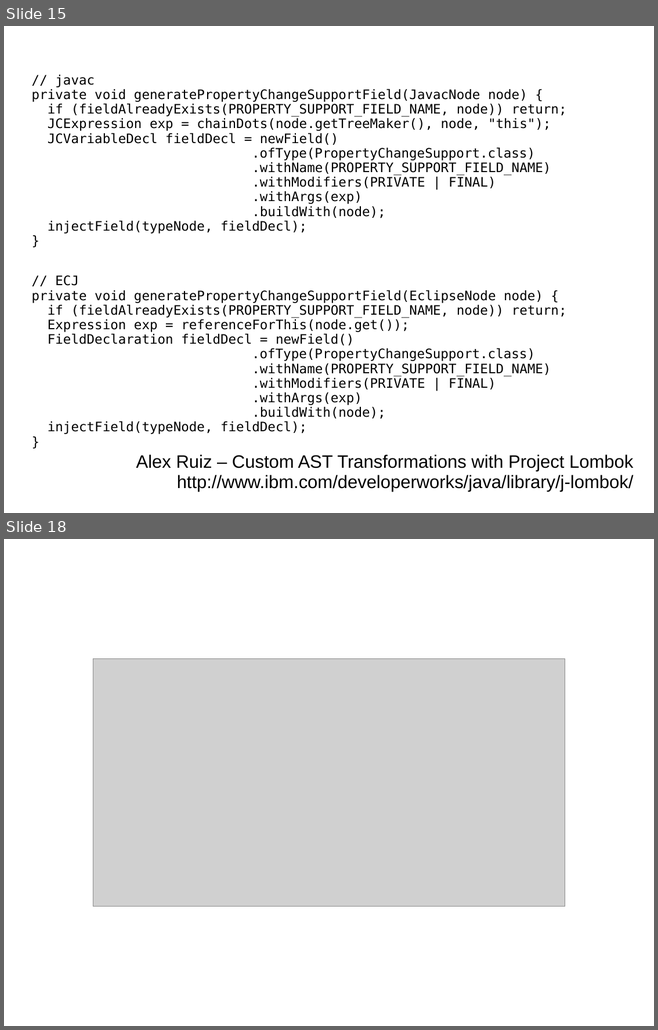
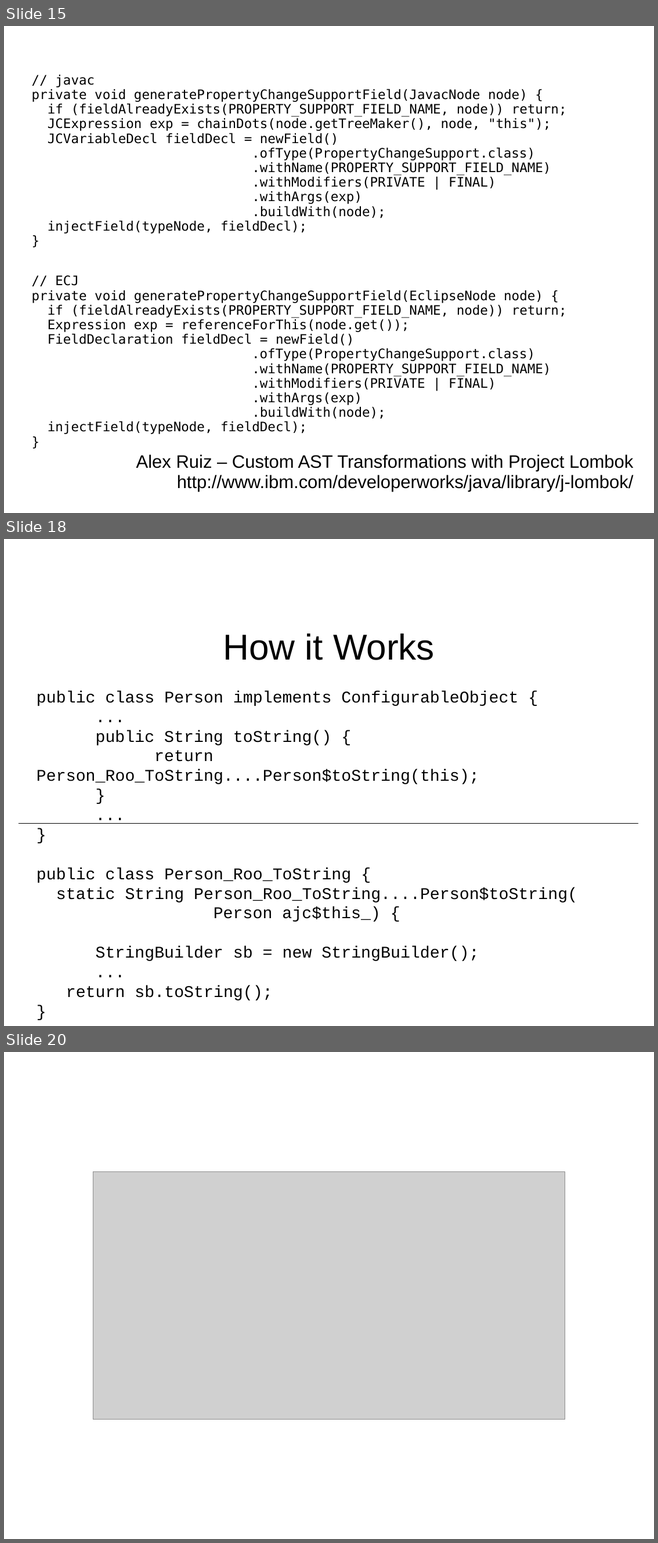
Before and after one commit to HamletDRC/presentations, a slide deck: asttransformations/CodeGeneration_SDC.odp. Shown one above the other, each under a label of ours: slides 15 and 18 before the commit, slides 15, 18 and 20 after it; the slides between them are not shown. The pictures are 658x1030 and 658x1543 pixels, drawn with LibreOffice and Linux fonts; fonts in the diff are those of the drawing; grey boxes stand for pictures. Boxes give left, top, right and bottom in pixels: in the first picture for what was removed or moved away, otherwise in the second. Text is boxed around its words. In the diff, an @@ line names an element or a change of style, - is before the commit and + after.

```diff
--- a/asttransformations/CodeGeneration_SDC.odp
+++ b/asttransformations/CodeGeneration_SDC.odp
@@ slide 18 added at bbox=[4, 539, 654, 1026], background #FFFFFF @@
@@ title added at bbox=[223, 634, 434, 660], 44 pt, text #000000 @@
+How it Works
@@ subtitle added at bbox=[36, 691, 577, 1001], 20 pt, text #000000 @@
+public class Person implements ConfigurableObject {
+...
+public String toString() {
+return Person_Roo_ToString....Person$toString(this);
+}
+...
+}
+public class Person_Roo_ToString {
+static String Person_Roo_ToString....Person$toString(
+Person ajc$this_) {
+StringBuilder sb = new StringBuilder();
+...
+return sb.toString();
+}
@@ line added from (18, 824) to (638, 824), #000000 0 pt @@
@@ what was slide 18 is now slide 20 @@
```
Also in this commit, not shown: 3 slides changed, 2 other slides added, 1 slide removed.
